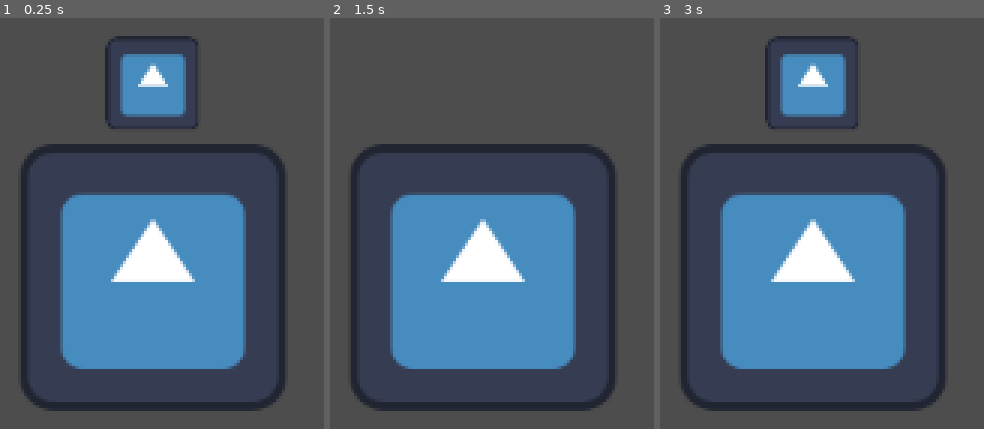
Above: before the commit, frames 1-3 (left to right).
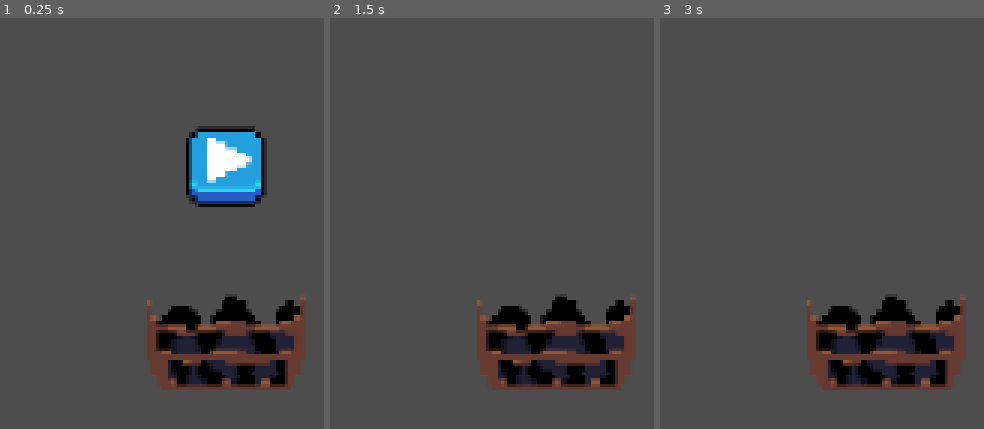
Above: after the commit, the same moments.

Repository: LeonardoSeijiNakayama/DACC_Station2-G1
Game: Godot game, scene res://Stations/Mina_Carvao.tscn
Two runs of this game, one before a commit and one after it. Both use one fixed random seed, a clock stepped at 60 frames per second and the inputs below. The engine's default icon, where the game draws it, is replaced by a stand-in: a white triangle on a blue panel in a dark square.
Inputs (mouse positions are in pixels of both pictures, inside the frame that each line leads up to):
- Up to frame 1 (0.25 s): no input
- Up to frame 2 (1.5 s): tap Enter (ui_accept) at 0.5, 0.77, 1.25 s; move the mouse to (482, 276) at 0.52 s; move the mouse to (outside the picture) at 1.27 s
- Up to frame 3 (3 s): tap Enter (ui_accept) at 1.52, 2, 2.75 s; move the mouse to (outside the picture) at 2.02 s; move the mouse to (731, 289) at 2.77 s

The runs differ from the first frame. In frame 1, 43% of the frame differs, in the area x 6-95%, y 4-96%; in frame 2, 35%; in frame 3, 39%.

Commit message:
Adicionei placeholders

Diff:
--- a/Stations/Mina_Carvao.tscn
+++ b/Stations/Mina_Carvao.tscn
@@ -1,27 +1,31 @@
 [gd_scene format=3 uid="uid://btoppmhcvd8gt"]
 
 [ext_resource type="Script" uid="uid://b2iuw050uu7au" path="res://Stations/Mina.gd" id="1_sjtkc"]
-[ext_resource type="Texture2D" uid="uid://broq5vvmjixbx" path="res://icon.svg" id="2_1s17v"]
+[ext_resource type="Texture2D" uid="uid://b838ajr8n2jdm" path="res://Stations/placeholders/mina_carvao_ph.png" id="2_nmsii"]
+[ext_resource type="Texture2D" uid="uid://cdr34el57trl6" path="res://Stations/placeholders/enter_button_ph.png" id="3_1s17v"]
 
 [sub_resource type="RectangleShape2D" id="RectangleShape2D_nmsii"]
-size = Vector2(130, 128)
+size = Vector2(76, 55)
 
 [node name="MinaCarvao" type="Node2D" unique_id=2038531751]
-position = Vector2(558, 448)
+position = Vector2(593, 485)
 script = ExtResource("1_sjtkc")
 
 [node name="Area2D" type="Area2D" parent="." unique_id=2101333416]
 
 [node name="CollisionShape2D" type="CollisionShape2D" parent="Area2D" unique_id=407316958]
+position = Vector2(0, -10.5)
 shape = SubResource("RectangleShape2D_nmsii")
 
 [node name="Mina_Spr" type="Sprite2D" parent="Area2D" unique_id=785450030]
-texture = ExtResource("2_1s17v")
+position = Vector2(0, -21)
+scale = Vector2(2.375, 2.375)
+texture = ExtResource("2_nmsii")
 
 [node name="Botao_Spr" type="Sprite2D" parent="." unique_id=311418721]
-position = Vector2(0, -93)
-scale = Vector2(0.3515625, 0.3515625)
-texture = ExtResource("2_1s17v")
+position = Vector2(-1.4305115e-06, -90)
+scale = Vector2(2.3750002, 2.3750002)
+texture = ExtResource("3_1s17v")
 
 [node name="Producao_Timer" type="Timer" parent="." unique_id=1362396254]
 one_shot = true
--- a/project.godot
+++ b/project.godot
@@ -21,4 +21,5 @@
 
 [rendering]
 
+textures/canvas_textures/default_texture_filter=0
 rendering_device/driver.windows="d3d12"
Binary file added: Stations/placeholders/enter_button_ph.png
Not shown, added: Stations/placeholders/enter_button_ph.png.import
Binary file added: Stations/placeholders/mina_carvao_ph.png
Not shown, added: Stations/placeholders/mina_carvao_ph.png.import
